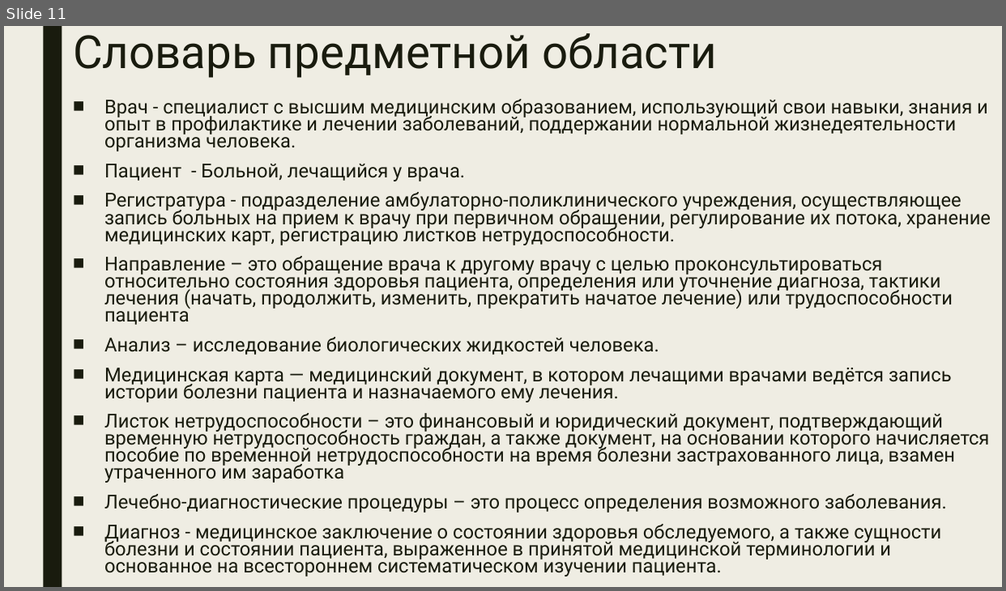
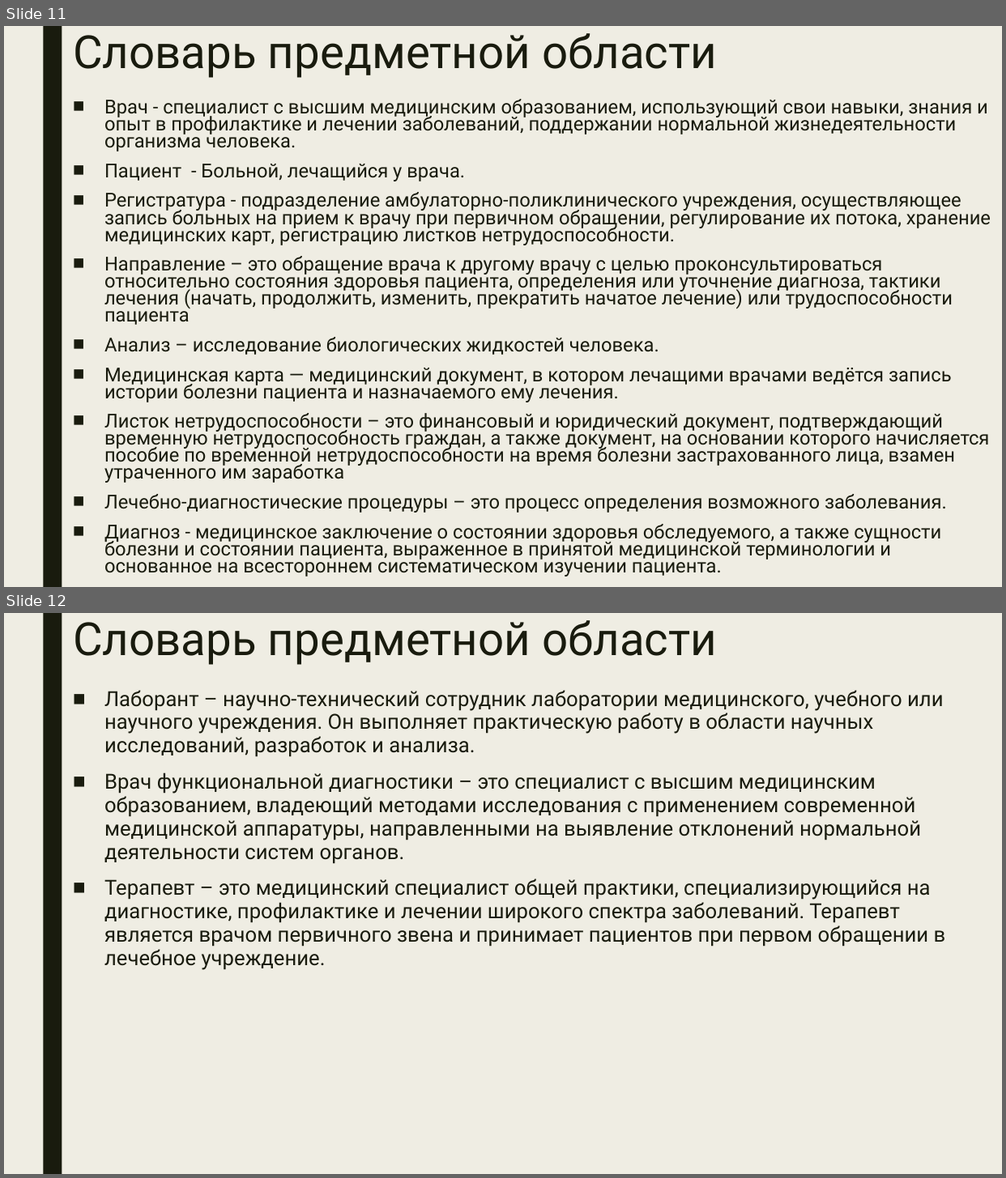
Before and after one commit to javavlsu/course-work-team-04-krylov, a slide deck: docs/Крылов Егор ИСТ-220 Проект Этап 1.pptx. Shown one above the other, each under a label of ours: slide 11 before the commit, slides 11 and 12 after it. The pictures are 1006x591 and 1006x1178 pixels, drawn with LibreOffice and Linux fonts; fonts in the diff are those of the drawing. Boxes give left, top, right and bottom in pixels: in the first picture for what was removed or moved away, otherwise in the second. Text is boxed around its words. In the diff, an @@ line names an element or a change of style, - is before the commit and + after.

```diff
--- a/docs/Крылов Егор ИСТ-220 Проект Этап 1.pptx
+++ b/docs/Крылов Егор ИСТ-220 Проект Этап 1.pptx
@@ slide 12 added at box(4, 613, 1002, 1174), background #EFEDE3; not listed: 1 template element that a slide beside it also shows @@
@@ title added at box(73, 620, 717, 665), 44 pt, text #191B0E @@
+Словарь предметной области
@@ text added at box(104, 690, 946, 970), 20 pt, text #191B0E @@
+■ Лаборант – научно-технический сотрудник лаборатории медицинского, учебного или научного учреждения. Он выполняет практическую работу в области научных исследований, разработок и анализа.
+■ Врач функциональной диагностики – это специалист с высшим медицинским образованием, владеющий методами исследования с применением современной медицинской аппаратуры, направленными на выявление отклонений нормальной деятельности систем органов.
+■ Терапевт – это медицинский специалист общей практики, специализирующийся на диагностике, профилактике и лечении широкого спектра заболеваний. Терапевт является врачом первичного звена и принимает пациентов при первом обращении в лечебное учреждение.
```
Also in this commit, not shown: 2 slides changed, 9 other slides added, 1 other file.
